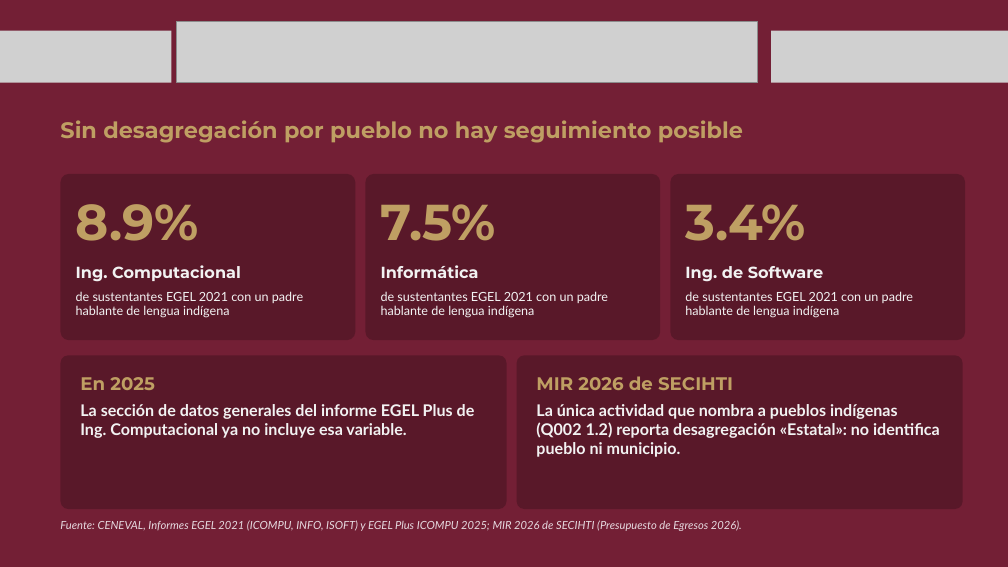
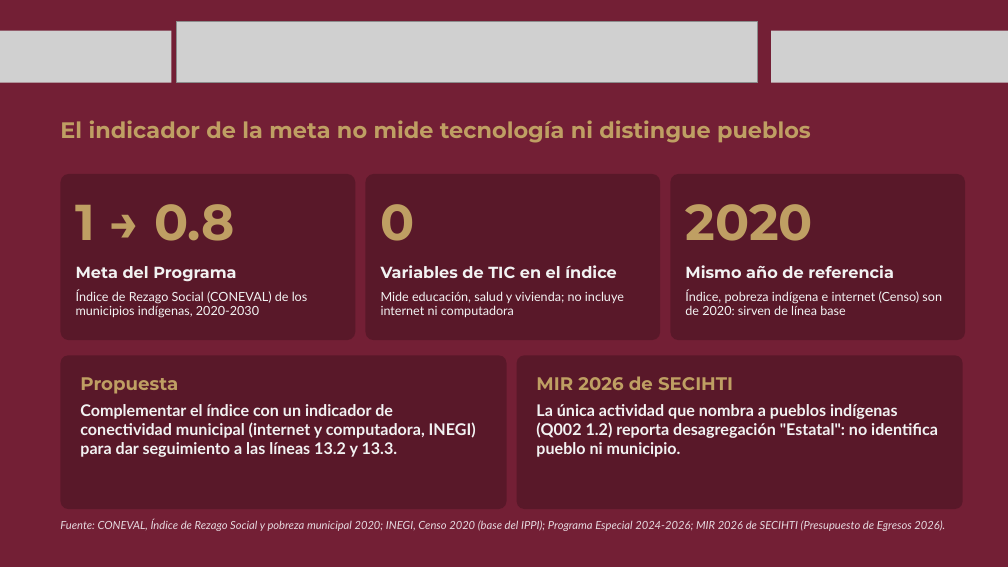
Before and after one commit to MIGUEL-TGH/proyecto-ippi, a slide deck: slide 10 of presupuesto-transversal/2026-11-04 - presentacion-mesa-tecnica-ippi-secihti.pptx. Drawn at 1008x567 pixels with LibreOffice and Linux fonts; fonts in the diff are those of the drawing; grey boxes stand for pictures; background and template pictures are left out. Boxes give left, top, right and bottom in pixels: in the first picture for what was removed or moved away, otherwise in the second. Text is boxed around its words. In the diff, an @@ line names an element or a change of style, - is before the commit and + after.

```diff
--- a/presupuesto-transversal/2026-11-04 - presentacion-mesa-tecnica-ippi-secihti.pptx
+++ b/presupuesto-transversal/2026-11-04 - presentacion-mesa-tecnica-ippi-secihti.pptx
@@ text at [60,120,811,143]: text changed @@
-Sin desagregación por pueblo no hay seguimiento posible
+El indicador de la meta no mide tecnología ni distingue pueblos
@@ text at [76,204,234,241]: text changed @@
-8.9%
+1 → 0.8
@@ text at [381,204,415,241]: text changed @@
-7.5%
+0
@@ text at [685,204,813,241]: text changed @@
-3.4%
+2020
@@ text at [76,266,236,282]: text changed @@
-Ing. Computacional
+Meta del Programa
@@ text at [381,265,617,278]: text changed @@
-Informática
+Variables de TIC en el índice
@@ text at [685,265,894,278]: text changed @@
-Ing. de Software
+Mismo año de referencia
@@ text at [76,290,308,318]: text changed @@
-de sustentantes EGEL 2021 con un padre hablante de lengua indígena
+Índice de Rezago Social (CONEVAL) de los municipios indígenas, 2020-2030
@@ text at [381,291,624,317]: text changed @@
-de sustentantes EGEL 2021 con un padre hablante de lengua indígena
+Mide educación, salud y vivienda; no incluye internet ni computadora
@@ text at [685,290,942,315]: text changed @@
-de sustentantes EGEL 2021 con un padre hablante de lengua indígena
+Índice, pobreza indígena e internet (Censo) son de 2020: sirven de línea base
@@ text in rounded rectangle at [80,377,476,457]: text changed @@
-En 2025
-La sección de datos generales del informe EGEL Plus de Ing. Computacional ya no incluye esa variable.
+Propuesta
+Complementar el índice con un indicador de conectividad municipal (internet y computadora, INEGI) para dar seguimiento a las líneas 13.2 y 13.3.
@@ text in rounded rectangle at [536,404,938,457]: text changed @@
-La única actividad que nombra a pueblos indígenas (Q002 1.2) reporta desagregación «Estatal»: no identifica pueblo ni municipio.
+La única actividad que nombra a pueblos indígenas (Q002 1.2) reporta desagregación "Estatal": no identifica pueblo ni municipio.
@@ text at [60,519,945,531]: text changed @@
-Fuente: CENEVAL, Informes EGEL 2021 (ICOMPU, INFO, ISOFT) y EGEL Plus ICOMPU 2025; MIR 2026 de SECIHTI (Presupuesto de Egresos 2026).
+Fuente: CONEVAL, Índice de Rezago Social y pobreza municipal 2020; INEGI, Censo 2020 (base del IPPI); Programa Especial 2024-2026; MIR 2026 de SECIHTI (Presupuesto de Egresos 2026).
```
Also in this commit, not shown: 13 other slides changed, 20 other files.
